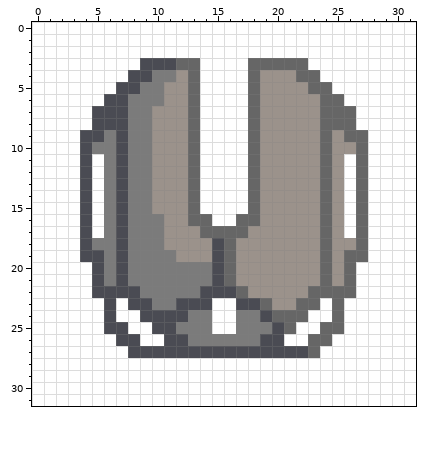
Edited in one commit: pixel-art sprite (sprites/blocks/newTurret.png). This is how it looked before the edit.
The file is 32x32 pixels. Colours within 5 levels of each other are drawn and written as one.
After:
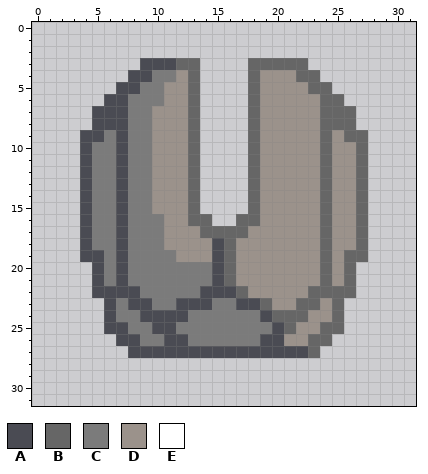
Palette (. is transparent): A #4a4b53  B #666666  C #7b7b7b  D #9b928b  E #ffffff
From old to new:
Changed rows in their new state; - is an unchanged pixel.
first column x 0:
 0 ................................
 1 ................................
 2 ................................
 3 .........-----....-----.........
 4 ........------....------........
 5 .......-------....-------.......
 6 ......--------....--------......
 7 .....---------....---------.....
 8 .....---------....---------.....
 9 ....----------....----------....
10 ....----------....----------....
11 ....-C--------....--------D-....
12 ....-C--------....--------D-....
13 ....-C--------....--------D-....
14 ....-C--------....--------D-....
15 ....-C--------....--------D-....
16 ....-C---------..---------D-....
17 ....-C--------------------D-....
18 ....------------------------....
19 ....------------------------....
20 .....----------------------.....
21 .....----------------------.....
22 .....----------------------.....
23 ......-C-------CC-------D-......
24 ......-CC------CC------DD-......
25 ......--CC-----CC-----DD--......
26 .......--CC----------DD--.......
27 ........----------------........
28 ................................
29 ................................
30 ................................
31 ................................
Pixel boxes of the changes (left, top, right, bottom) in both pictures:
changed: (32, 22, 416, 406)
